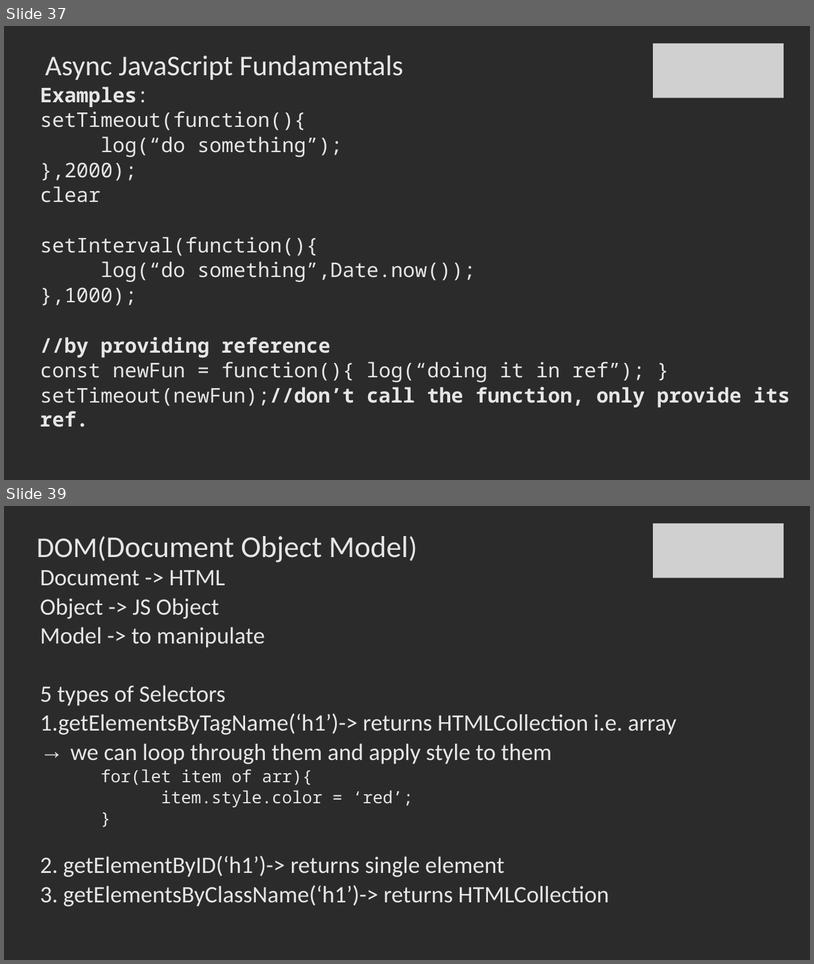
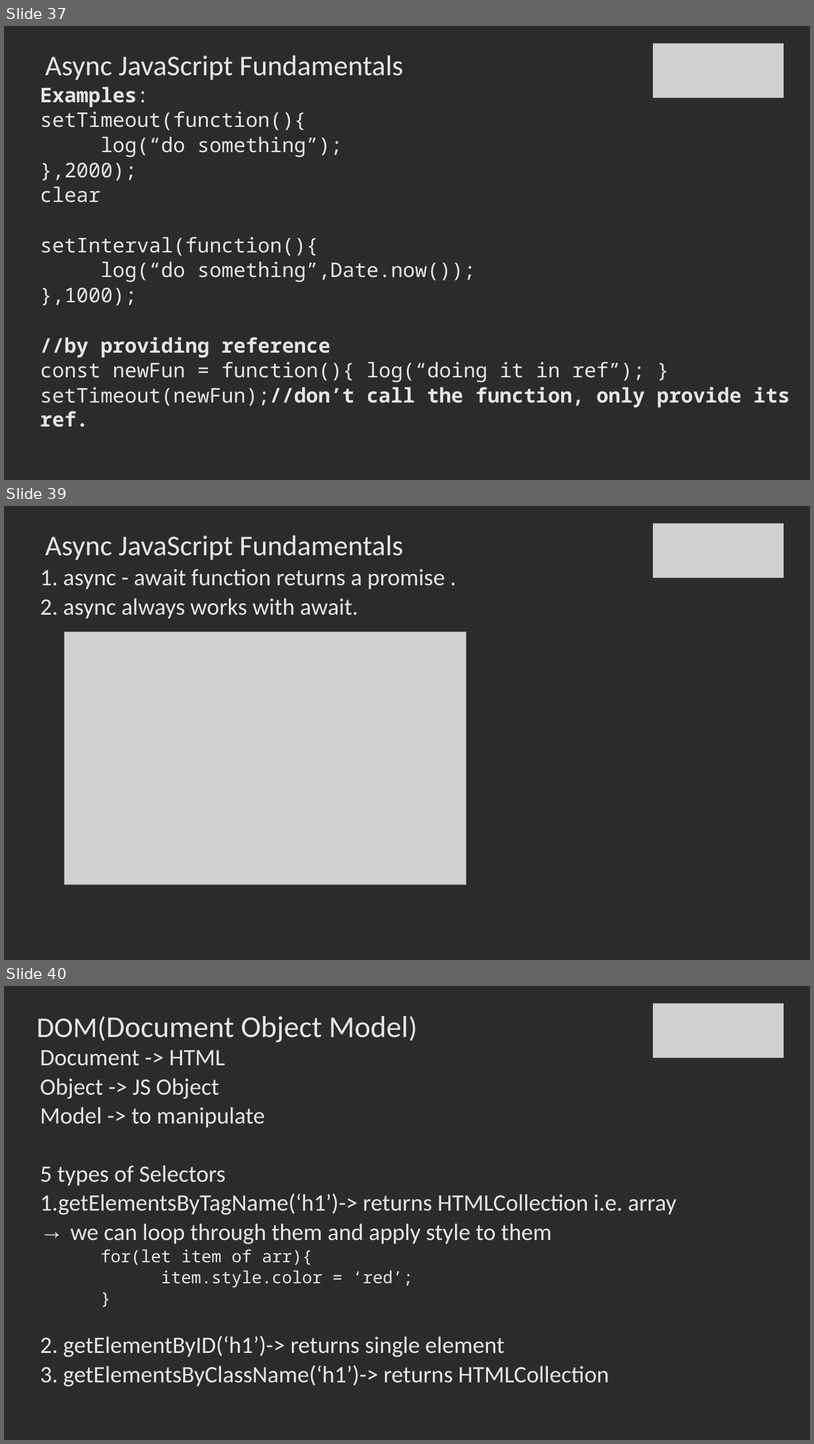
Before and after one commit to SachinBarpanda/WebDevGla, a slide deck: JS.pptx. Shown one above the other, each under a label of ours: slides 37 and 39 before the commit, slides 37, 39 and 40 after it; the slides between them are not shown. The pictures are 814x964 and 814x1444 pixels, drawn with LibreOffice and Linux fonts; fonts in the diff are those of the drawing; grey boxes stand for pictures; background and template pictures are left out; a plain dark background stands for a picture behind light text. Boxes give left, top, right and bottom in pixels: in the first picture for what was removed or moved away, otherwise in the second. Text is boxed around its words. In the diff, an @@ line names an element or a change of style, - is before the commit and + after.

```diff
--- a/JS.pptx
+++ b/JS.pptx
@@ slide 39 added at (x1=4, y1=506, x2=810, y2=960), background picture (left out) @@
@@ picture added at (x1=653, y1=523, x2=784, y2=578) @@
@@ title added at (x1=45, y1=535, x2=404, y2=560), 34 pt, text #E7E6E6 @@
+Async JavaScript Fundamentals
@@ text added at (x1=40, y1=569, x2=445, y2=619), 28 pt, text #E7E6E6 @@
+1. async - await function returns a promise .
+2. async always works with await.
@@ picture added at (x1=65, y1=632, x2=467, y2=884) @@
@@ what was slide 39 is now slide 40 @@
```
Also in this commit, not shown: 1 slide changed, 6 other files.
